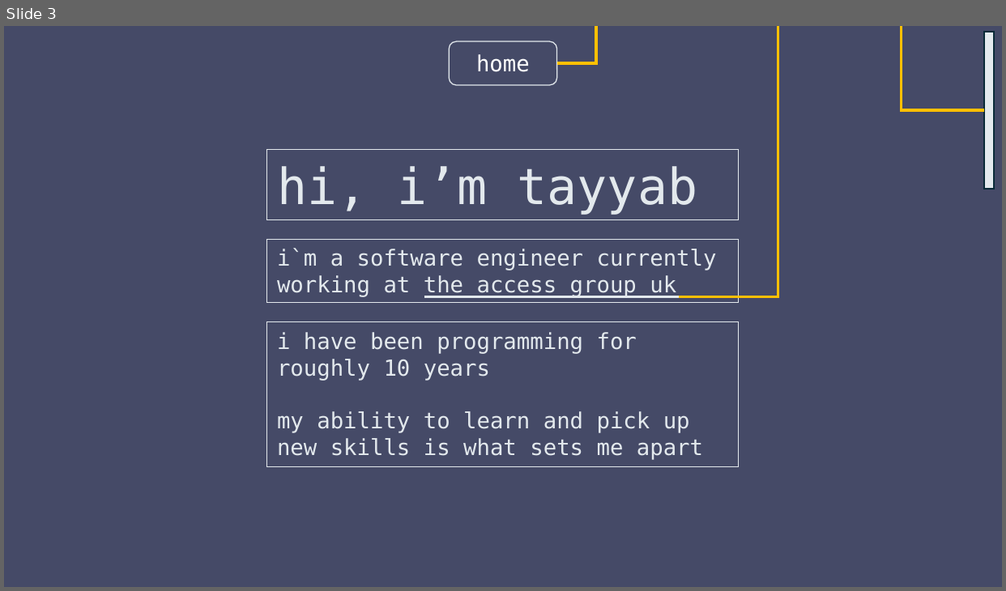
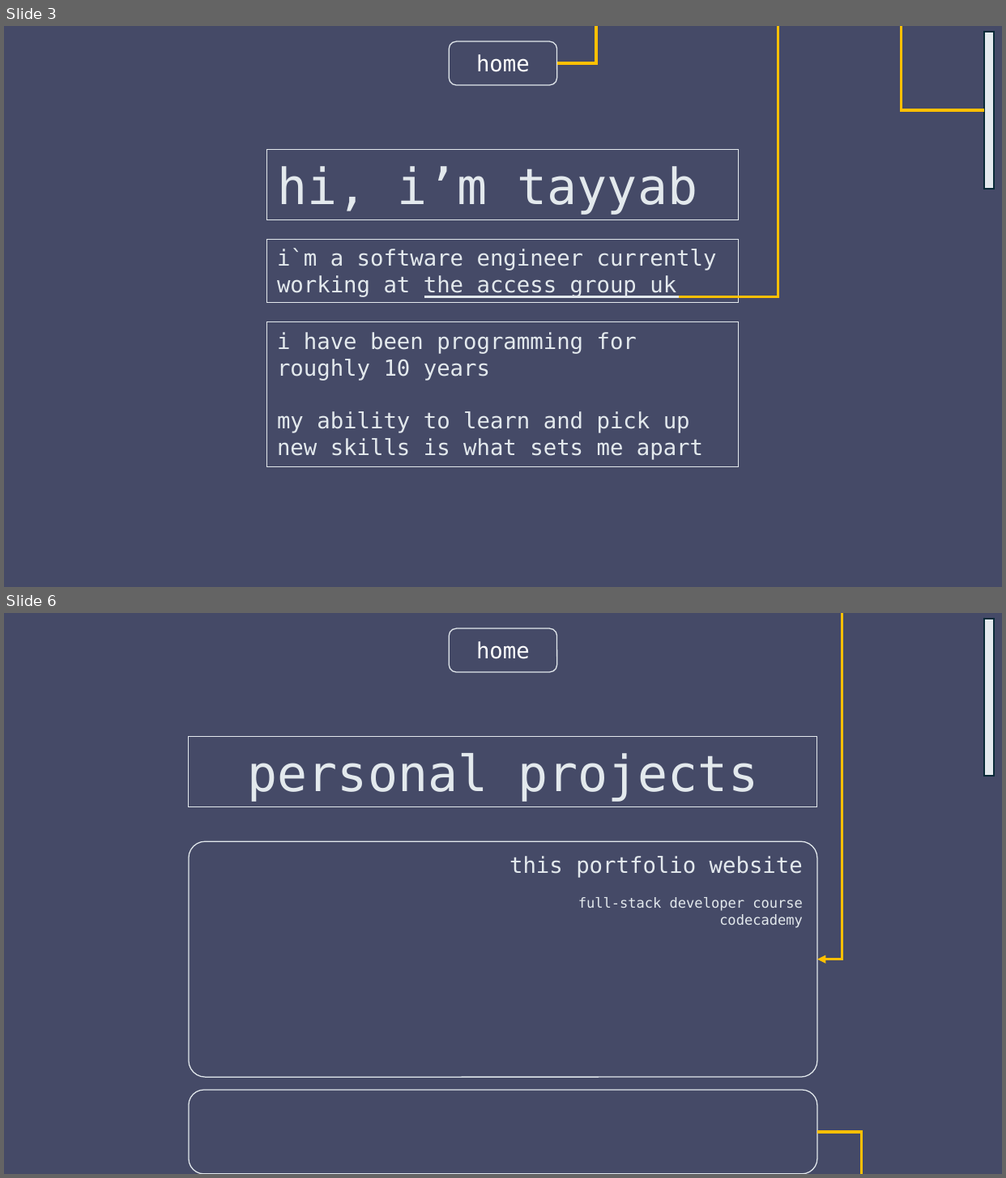
Before and after one commit to tayyab-07/Codecademy-Full-Stack, a slide deck: Portfolio-Project-Personal-Portfolio-Website/Wireframes.pptx. Shown one above the other, each under a label of ours: slide 3 before the commit, slides 3 and 6 after it; the slides between them are not shown. The pictures are 1006x591 and 1006x1178 pixels, drawn with LibreOffice and Linux fonts; fonts in the diff are those of the drawing; background and template pictures are left out. Boxes give left, top, right and bottom in pixels: in the first picture for what was removed or moved away, otherwise in the second. Text is boxed around its words. In the diff, an @@ line names an element or a change of style, - is before the commit and + after.

Commit message:
finished basic wireframes. started development.
- image corrections on fotomatic project for more appealing screenshots.

```diff
--- a/Portfolio-Project-Personal-Portfolio-Website/Wireframes.pptx
+++ b/Portfolio-Project-Personal-Portfolio-Website/Wireframes.pptx
@@ slide 6 added at (x1=4, y1=613, x2=1002, y2=1174), background picture (left out) @@
@@ rectangle added at (x1=4, y1=613, x2=1002, y2=1174), fill #171D41 at 80% opacity @@
@@ rounded rectangle added at (x1=449, y1=628, x2=557, y2=672), outline #E3E9ED 0.75 pt, 16 pt, text #FFFFFF @@
+home
@@ elbow arrow added from (739, 613) to (817, 960), #FFC000 2 pt @@
@@ rectangle added at (x1=984, y1=619, x2=994, y2=776), fill #E3E9ED, outline #092A39 1.5 pt @@
@@ rectangle added at (x1=189, y1=737, x2=817, y2=807), outline #E3E9ED 0.75 pt, 36 pt, text #E3E9ED @@
+personal projects
@@ rounded rectangle added at (x1=189, y1=841, x2=817, y2=1077), outline #E3E9ED 0.75 pt, 10 pt, text #E3E9ED @@
+this portfolio website
+full-stack developer course
+codecademy
@@ rounded rectangle added at (x1=189, y1=1090, x2=817, y2=1174), outline #E3E9ED 0.75 pt @@
@@ elbow arrow added from (817, 1132) to (861, 1174), #FFC000 2 pt @@
```
Also in this commit, not shown: 1 slide changed, 5 other slides added, 1 slide removed, 10 other files.
